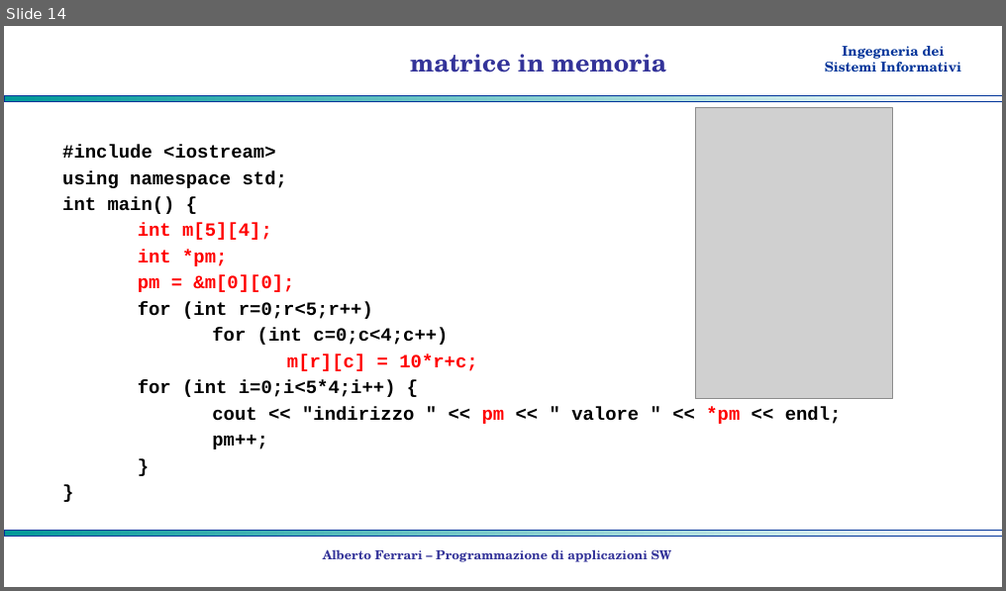
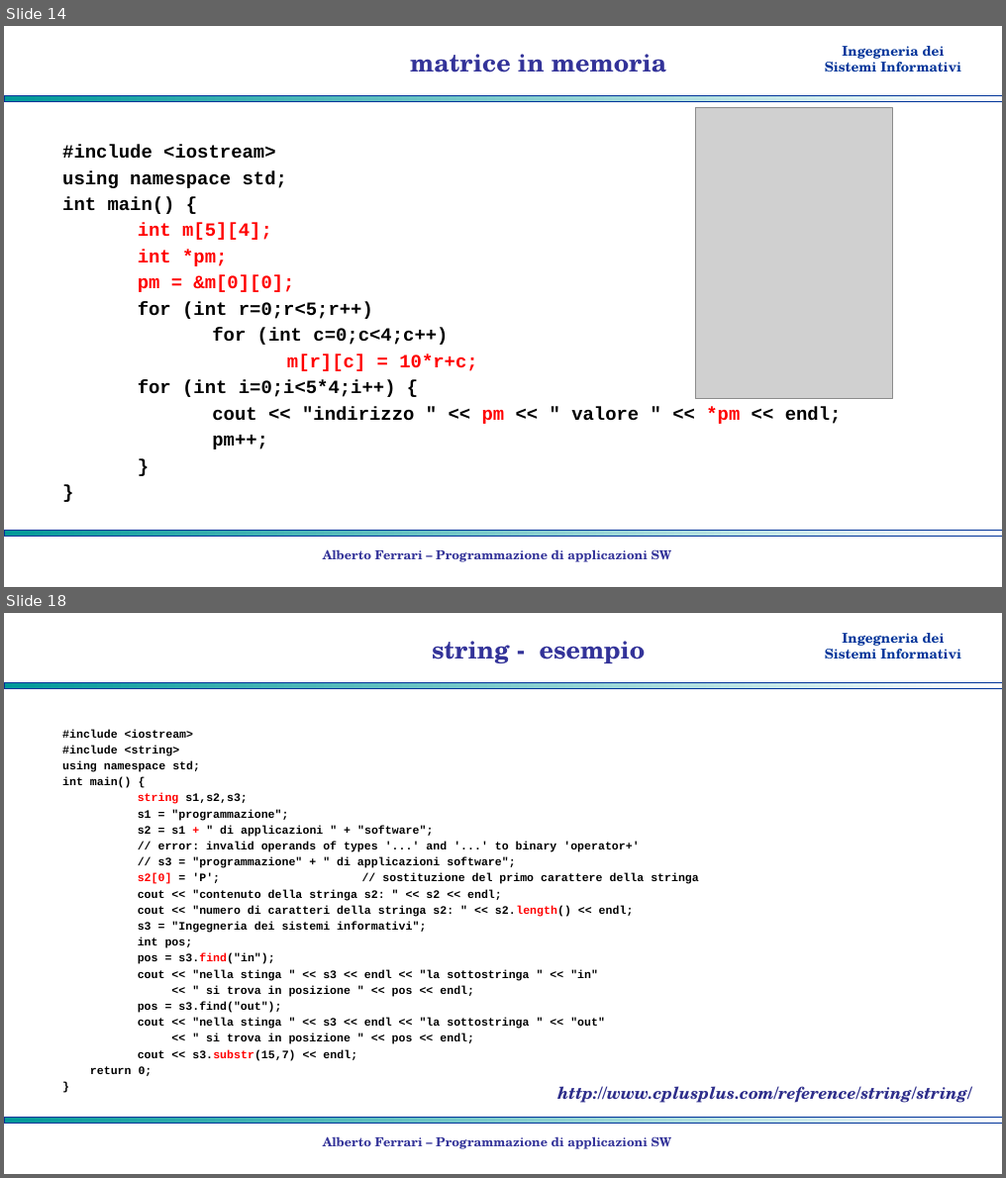
Before and after one commit to albertoferrari/pasw, a slide deck: lezioni/PASW03e - C++ dati strutturati.pptx. Shown one above the other, each under a label of ours: slide 14 before the commit, slides 14 and 18 after it; the slides between them are not shown. The pictures are 1006x591 and 1006x1178 pixels, drawn with LibreOffice and Linux fonts; fonts in the diff are those of the drawing; grey boxes stand for pictures; background and template pictures are left out. Boxes give left, top, right and bottom in pixels: in the first picture for what was removed or moved away, otherwise in the second. Text is boxed around its words. In the diff, an @@ line names an element or a change of style, - is before the commit and + after.

```diff
--- a/lezioni/PASW03e - C++ dati strutturati.pptx
+++ b/lezioni/PASW03e - C++ dati strutturati.pptx
@@ slide 18 added at (4,613,1002,1174), background #FFFFFF; not listed: 3 template elements that a slide beside it also shows @@
@@ title added at (432,641,646,663), 24 pt, text #333399, bold @@
+string - esempio
@@ text added at (62,730,699,1076), 11 pt, text #000000, bold @@
+#include <iostream>
+#include <string>
+using namespace std;
+int main() {
+string s1,s2,s3;
+s1 = "programmazione";
+s2 = s1 + " di applicazioni " + "software";
+// error: invalid operands of types '...' and '...' to binary 'operator+'
+// s3 = "programmazione" + " di applicazioni software";
+s2[0] = 'P'; // sostituzione del primo carattere della stringa
+cout << "contenuto della stringa s2: " << s2 << endl;
+cout << "numero di caratteri della stringa s2: " << s2.length() << endl;
+s3 = "Ingegneria dei sistemi informativi";
+int pos;
+pos = s3.find("in");
+cout << "nella stinga " << s3 << endl << "la sottostringa " << "in"
+<< " si trova in posizione " << pos << endl;
+pos = s3.find("out");
+cout << "nella stinga " << s3 << endl << "la sottostringa " << "out"
+<< " si trova in posizione " << pos << endl;
+cout << s3.substr(15,7) << endl;
+return 0;
+}
@@ text added at (557,1086,972,1103), 16 pt, text #2D2D8A, bold, italic @@
+http://www.cplusplus.com/reference/string/string/
@@ text added at (323,1137,672,1150), 12 pt, text #333399, bold @@
+Alberto Ferrari – Programmazione di applicazioni SW
```
Also in this commit, not shown: 3 other slides added, 3 other files.
